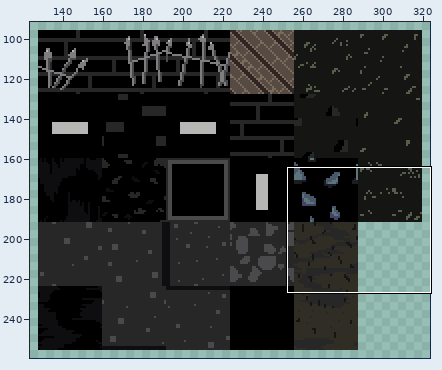
Edited in one commit: pixel-art file (AsepriteAssets/StreetTileset.aseprite). Above: a wide view before the commit, with the close-up outlined.
Close-up. Earlier state:
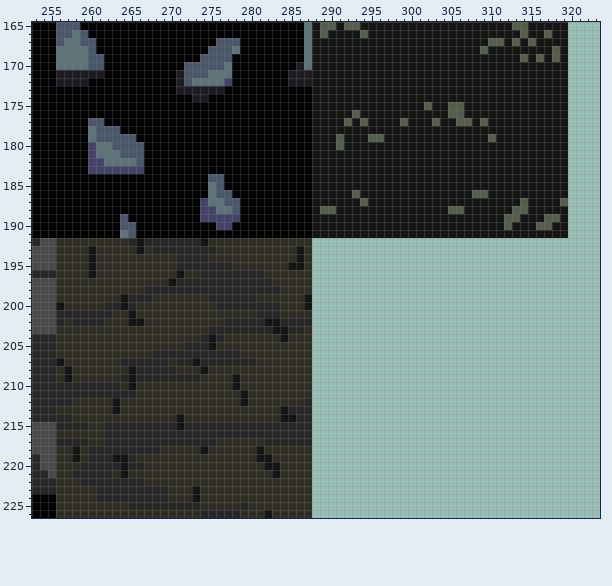
384x384 pixels, 1 frame. Colours within 5 levels of each other are drawn and written as one. Shown: x 253..323, y 165..226. The wide view leaves out empty margins.
The same view after the edit:
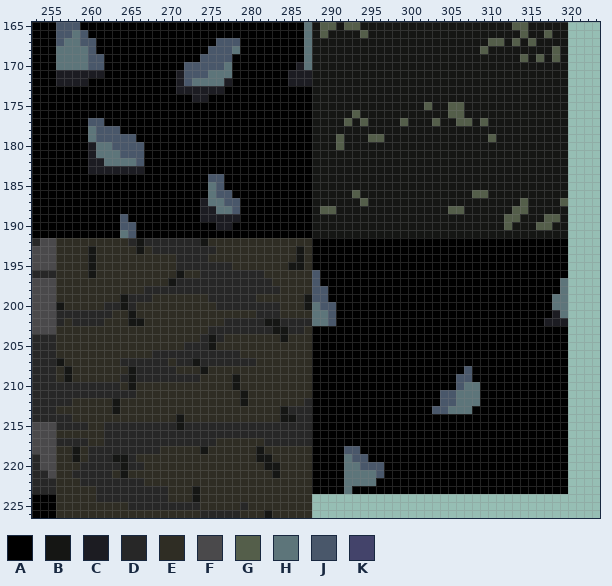
Palette (. is transparent): A #000000  B #151614  C #1c1c22  D #272727  E #2f2d24  F #4a494b  G #545e4a  H #5d757a  J #49576a  K #43436a
Difference:
Colour A now appears in rows 192 to 195 at x 288 to 319; in row 196 at x 289 to 319; in row 197 at x 289 to 318; in row 198 at x 290 to 318; in row 199 at x 290 to 317; in rows 200 to 201 at x 291 to 317.
Colour A now appears in row 202 at x 291 to 316; in rows 203 to 207 at x 288 to 319; in row 208 at x 288 to 306 and 308 to 319; in row 209 at x 288 to 305 and 308 to 319; in row 210 at x 288 to 305 and 309 to 319; in rows 211 to 212 at x 288 to 303 and 309 to 319.
Colour A now appears in row 213 at x 288 to 302 and 308 to 319; in rows 214 to 217 at x 288 to 319; in row 218 at x 288 to 291 and 294 to 319; in row 219 at x 288 to 291 and 295 to 319; in rows 220 to 221 at x 288 to 291 and 297 to 319; in row 222 at x 288 to 291 and 296 to 319.
Colour A now appears in row 223 at x 288 to 291 and 293 to 319.
Colour C now appears in row 201 at x 318; in row 202 at x 317 to 319.
The author changed colour K to colour C in row 172 at x 277; in rows 180 to 181 at x 260; in row 182 at x 260 to 261; in row 183 at x 260 to 266; in row 187 at x 274; in row 188 at x 274 to 275.
The author changed colour K to colour C in row 189 at x 274 to 278; in row 190 at x 276 to 277.
Colour H now appears in rows 197 to 198 at x 319; in row 199 at x 318 to 319; in row 200 at x 288 and 318 to 319; in row 201 at x 288 to 289 and 319; in row 202 at x 288 to 289; in row 210 at x 307 to 308.
Colour H now appears in rows 211 to 212 at x 306 to 308; in row 213 at x 305 to 307; in row 219 at x 292; in row 220 at x 292 to 293; in rows 221 to 222 at x 292 to 295; in row 223 at x 292.
Colour J now appears in rows 196 to 197 at x 288; in rows 198 to 199 at x 288 to 289; in row 200 at x 289 to 290; in rows 201 to 202 at x 290; in row 208 at x 307; in row 209 at x 306 to 307.
Colour J now appears in row 210 at x 306; in rows 211 to 212 at x 304 to 305; in row 213 at x 303 to 304; in row 218 at x 292 to 293; in row 219 at x 293 to 294; in row 220 at x 294 to 296.
Colour J now appears in row 221 at x 296.
